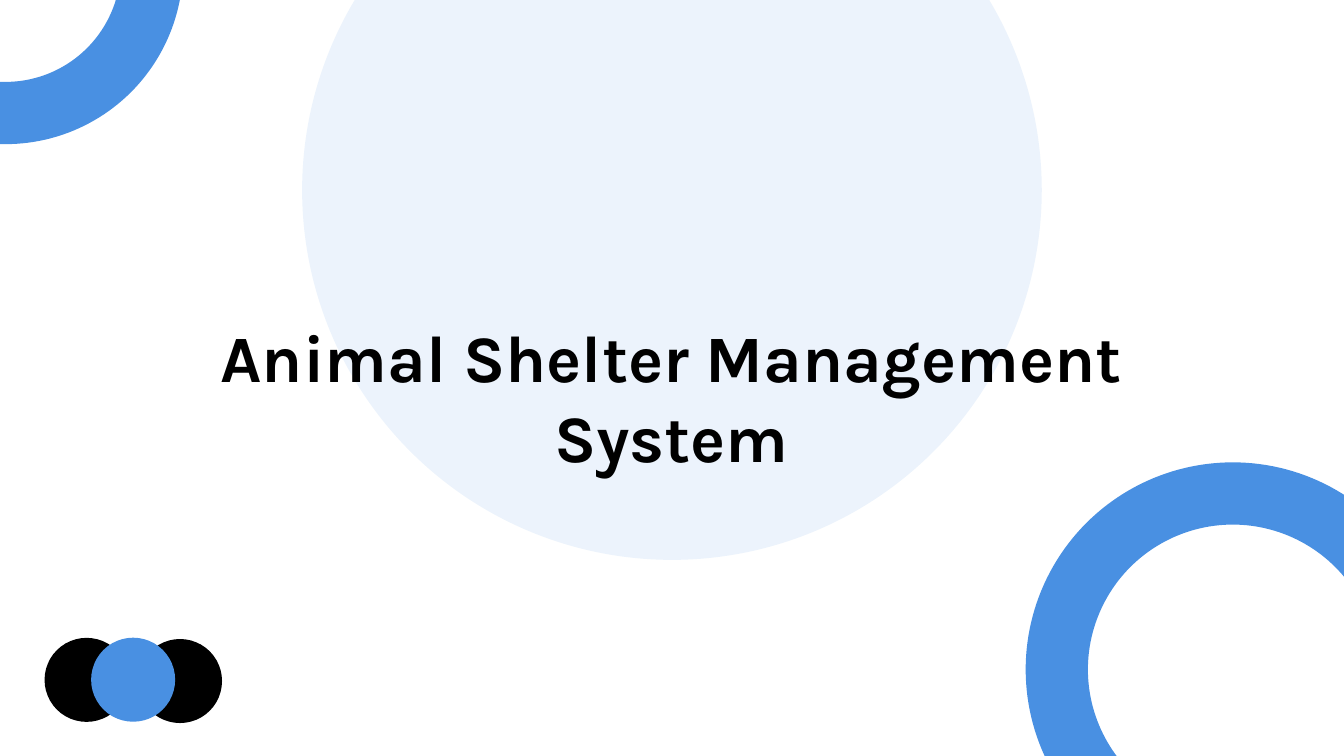
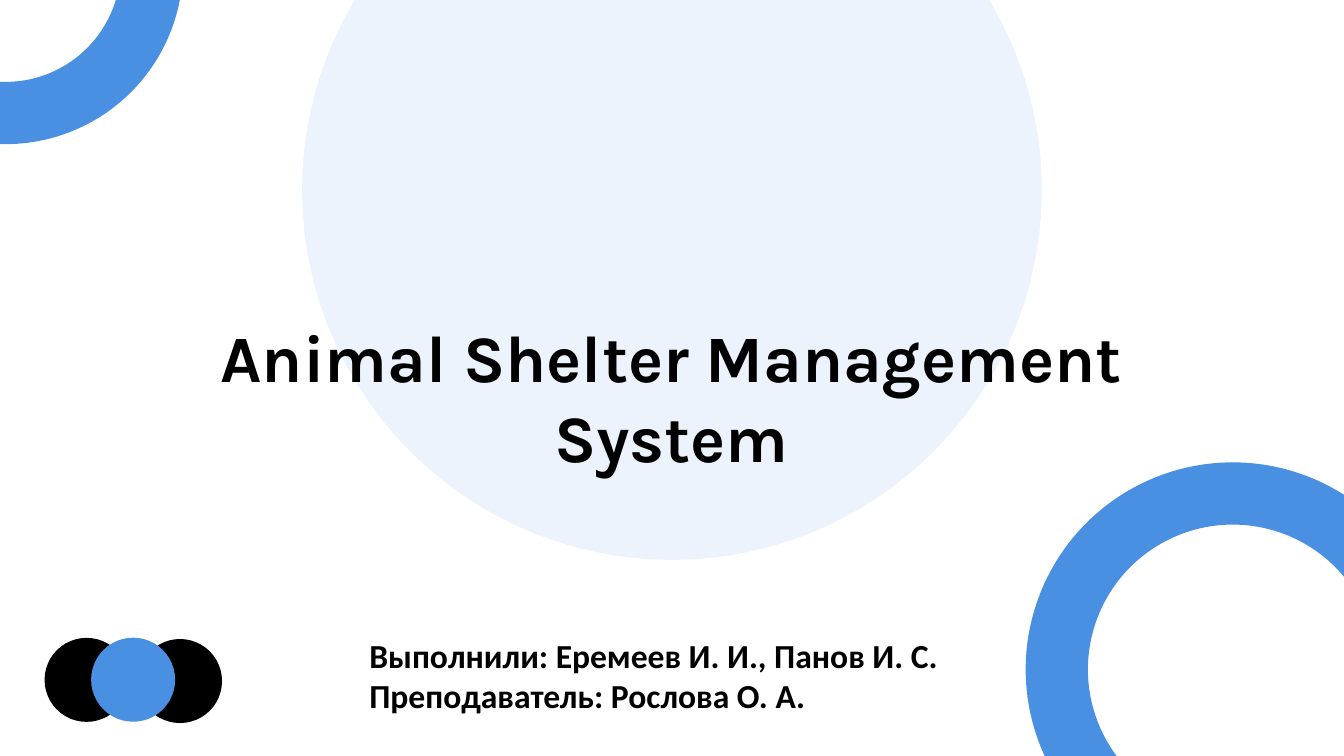
Before and after one commit to madagaskarvb/shelterInterfaceDB, a slide deck: slide 1 of Docs/Animal Shelter Management System.pptx. Drawn at 1344x756 pixels with LibreOffice and Linux fonts; fonts in the diff are those of the drawing. Boxes give left, top, right and bottom in pixels: in the first picture for what was removed or moved away, otherwise in the second. Text is boxed around its words. In the diff, an @@ line names an element or a change of style, - is before the commit and + after.

```diff
--- a/Docs/Animal Shelter Management System.pptx
+++ b/Docs/Animal Shelter Management System.pptx
@@ text added at (369, 646, 938, 714), 18 pt, text #000000, bold @@
+Выполнили: Еремеев И. И., Панов И. С.
+Преподаватель: Рослова О. А.
```
Also in this commit, not shown: 1 other slide changed.
